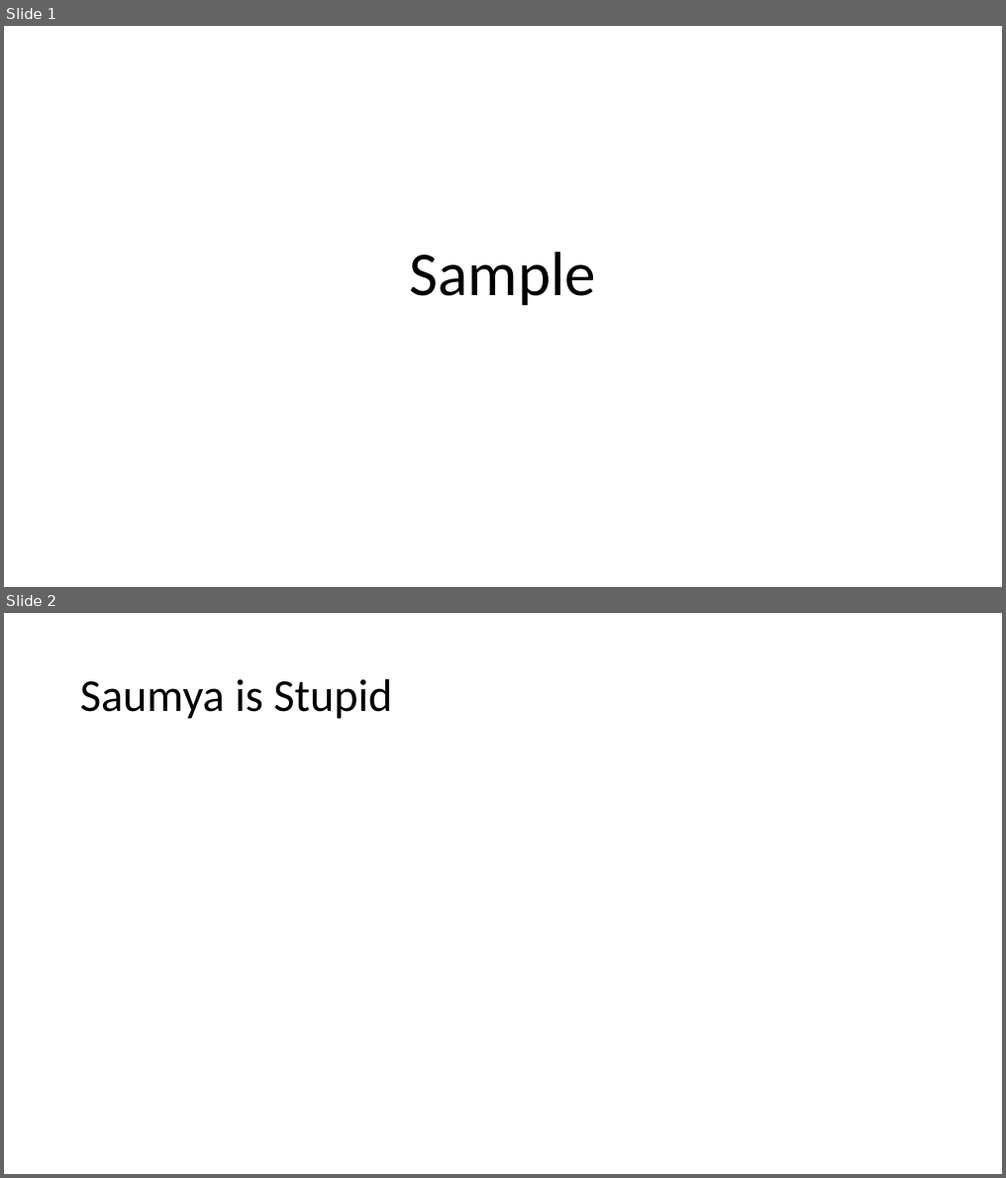
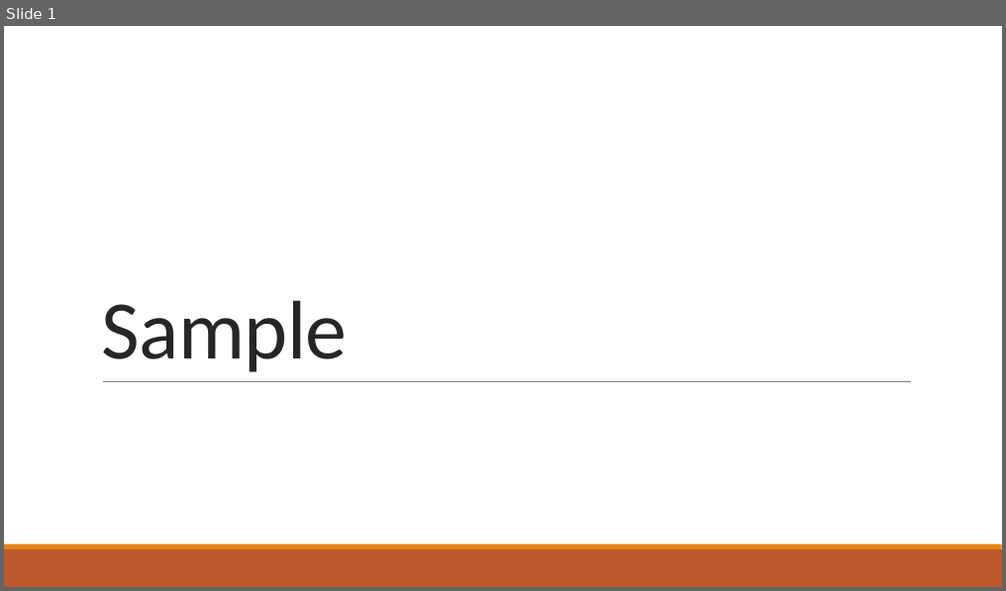
Before and after one commit to aviral10/pystar, a slide deck: data/template.pptx. Shown one above the other, each under a label of ours: slides 1 and 2 before the commit, slide 1 after it. The pictures are 1006x1178 and 1006x591 pixels, drawn with LibreOffice and Linux fonts; fonts in the diff are those of the drawing. Boxes give left, top, right and bottom in pixels: in the first picture for what was removed or moved away, otherwise in the second. Text is boxed around its words. In the diff, an @@ line names an element or a change of style, - is before the commit and + after.

```diff
--- a/data/template.pptx
+++ b/data/template.pptx
@@ slide 2 removed at [4,613,1002,1174], background #FFFFFF @@
@@ title removed at [80,679,392,719] @@
-Saumya is Stupid
@@ slide 1 changed as well @@
@@ title "Sample": place and size @@
-title "Sample" at [410,252,596,305]
+title "Sample" at [101,300,347,372]
@@ title "Sample" at [101,300,347,372]: size 60 to 80 pt, text colour #000000 to #262626, letter spacing 0 to -0.5 pt; alignment centre to left; line spacing 0.9 to 0.85 @@
@@ line added from (103, 381) to (912, 381), #808080 0.5 pt @@
@@ rectangle added at [4,550,1002,587], fill #BD582C @@
@@ rectangle added at [4,545,1002,550], fill #E48312 @@
```
Also in this commit, not shown: 1 slide added.
